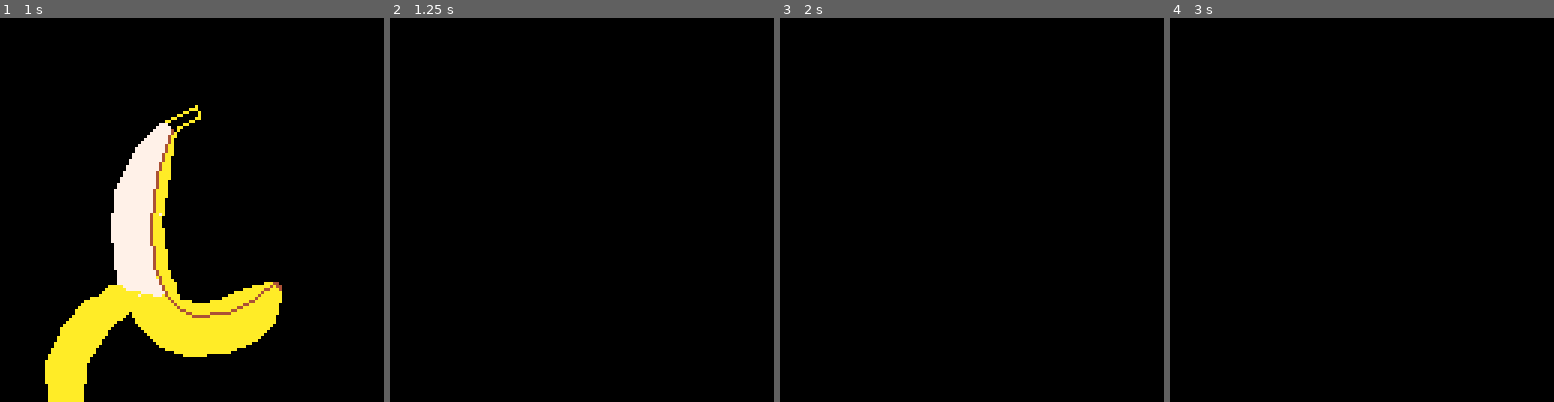
Above: before the commit, frames 1-4 (left to right).
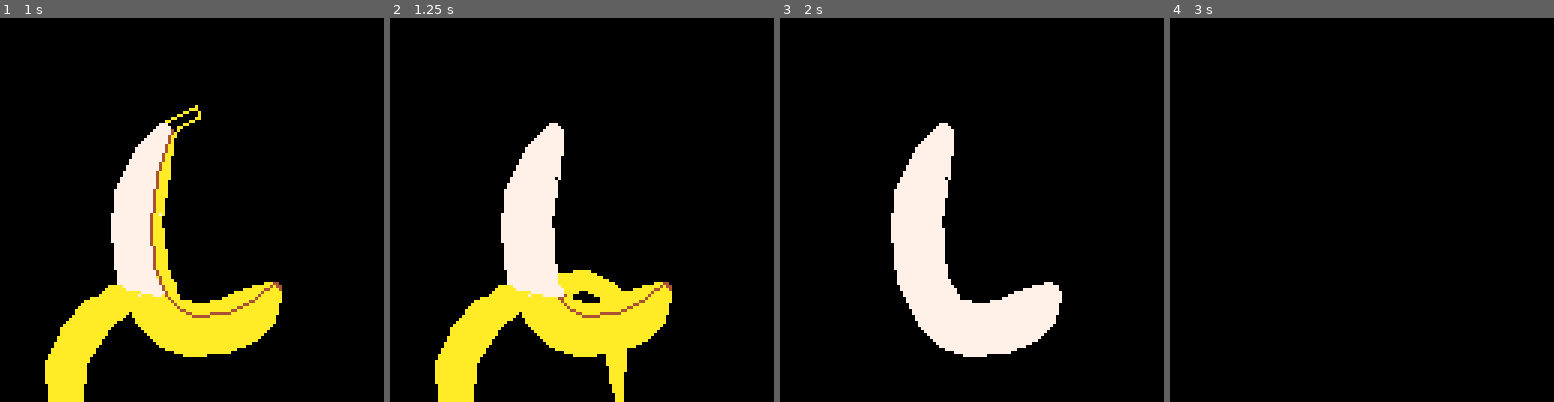
Above: after the commit, the same moments.

Repository: ravertass/BananaJamGame
Game: PICO-8 cartridge peeler.p8
The game is run twice, just before and just after one commit, with the same random seed, the same clock (stepped at 60 frames per second) and the same inputs.
Inputs:
- Up to frame 1 (1 s): tap X (X key) at 0.33 s
- Up to frame 2 (1.25 s): tap X (X key) at 1.07 s
- Up to frame 3 (2 s): tap X (X key) at 1.85 s
- Up to frame 4 (3 s): tap X (X key) at 2.97 s

Frame 1 is identical in both runs. In frame 2, 15% of the frame differs, in the area x 11-74%, y 27-100%; in frame 3, 11%; in frame 4, nothing differs.

Commit message:
Peelable banana

Diff:
--- a/peeler.p8
+++ b/peeler.p8
@@ -29,6 +29,10 @@
   draw_banana_1()
  elseif peeled==2 then
   draw_banana_2()
+ elseif peeled==3 then
+  draw_banana_3()
+ elseif peeled==4 then
+  draw_banana_4()
  end
 end
 
@@ -52,6 +56,26 @@
   banana_2_y_circs,10)
  draw_lines(
   banana_2_b_lines,4)
+end
+
+function draw_banana_3()
+ draw_lines(
+  banana_3_w_lines,7)
+ draw_circs(
+  banana_3_w_circs,7)
+ draw_lines(
+  banana_3_y_lines,10)
+ draw_circs(
+  banana_3_y_circs,10)
+ draw_lines(
+  banana_3_b_lines,4)
+end
+
+function draw_banana_4()
+ draw_lines(
+  banana_4_w_lines,7)
+ draw_circs(
+  banana_4_w_circs,7)
 end
 
 function draw_lines(lines,col)
@@ -215,6 +238,130 @@
  {91,88},{93,90},{93,89},
  {92,88}
 }
+
+
+---- banana 3 ----
+function banana_3() end
+
+banana_3_w_lines={
+ {53,35},{45,43},{38,58},
+ {37,70},
+ {39,88},{55,86},{53,68},
+ {56,50},{57,41},{57,40},
+}
+
+banana_3_w_circs={
+ {51,94,7},
+ {46,90,5}, {51,87,4},
+ {43,86,4}, {46,79,8},
+ {54,83,1}, {46,72,8},
+ {46,61,8}, {39,66,2},
+ {39,68,2}, {43,54,3},
+ {53,56,2}, {45,50,3},
+ {50,50,5}, {48,45,3},
+ {54,44,3}, {52,42,4},
+ {54,38,3}
+}
+
+banana_3_y_lines={
+ --peel
+ {39,90}, {28,94},
+ {21,102},{15,115},
+ {16,127},{27,127},
+ {28,115},{36,103},
+ {49,92}, {53,93},
+ --border
+ {39,90},{46,102},
+ {53,109},{62,112},
+ --back peel, lower part
+ {72,111},
+ {73,120},
+ {75,125},
+ {75,128},
+ {77,128},
+ {77,125},
+ {78,110},
+ --back to main peel
+ {75,111},
+ {85,107},{91,101},{93,92},
+ --lower tip
+ {92,89},{89,88},{85,89},
+ {79,91},{72,94},{67,95},
+ {60,94},
+ --back peel
+ {60,91},{65,90},{70,93},
+ {77,94},{74,88},{70,86},
+ {65,84},{56,85}
+}
+
+banana_3_y_circs={
+ {89,92,4}, {83,98,8},
+ {80,105,4},{76,98,5},
+ {74,105,6},{70,100,5},
+ {66,104,8},{60,108,3},
+ {60,99,5}, {55,103,6},
+ {48,101,2},{48,96,4},
+ {59,93,1}, {54,96,3},
+ --peeled part
+ {44,94,2}, {38,94,5},
+ {32,99,6}, {27,102,4},
+ {23,104,3},{30,105,4},
+ {25,108,6},{28,114,1},
+ {22,114,6},{18,119,3},
+ {26,119,2},{22,125,5},
+ --back peel, upper part
+ {75,92,2}, {72,92,2},
+ {72,90,2}, {69,89,3},
+ {65,87,3}, {60,89,2},
+ {61,87,2}, {58,87,2},
+ {59,91,1},
+ --back peel, lower part
+ {75,112,2},{75,115,2},
+ {75,118,2},{75,120,2},
+ {75,124,1},{76,124,1},
+ {76,126,1}
+}
+
+banana_3_b_lines={
+ {58,92},{56,93},{60,97},
+ {65,99},{75,98},{85,93},
+ {91,88},{93,90},{93,89},
+ {92,88}
+}
+
+---- banana 4 ----
+function banana_4() end
+
+banana_4_w_lines={
+ --top tip
+ {53,35},{45,43},{38,58},
+ {37,70},{39,88},{46,102},
+ {53,109},{62,112},{75,111},
+ {85,107},{91,101},{93,92},
+ --lower tip
+ {92,89},{89,88},{85,89},
+ {79,91},{72,94},{67,95},
+ {60,94},{55,86},{53,68},
+ {56,50},{57,41},{57,40}
+
+}
+banana_4_w_circs={
+ {89,92,4}, {83,98,8},
+ {80,105,4},{76,98,5},
+ {74,105,6},{70,100,5},
+ {66,104,8},{60,108,3},
+ {60,99,5}, {55,103,6},
+ {48,101,2},{51,94,7},
+ {46,90,5}, {51,87,4},
+ {43,86,4}, {46,79,8},
+ {54,83,1}, {46,72,8},
+ {46,61,8}, {39,66,2},
+ {39,68,2}, {43,54,3},
+ {53,56,2}, {45,50,3},
+ {50,50,5}, {48,45,3},
+ {54,44,3}, {52,42,4},
+ {54,38,3},
+}
 __gfx__
 00000000000000000000000000000000000000000000000000000000000000000000000000000000000000000000000000000000000000000000000000000000
 00000000000000000000000000000000000000000000000000000000000000000000000000000000000000000000000000000000000000000000000000000000
